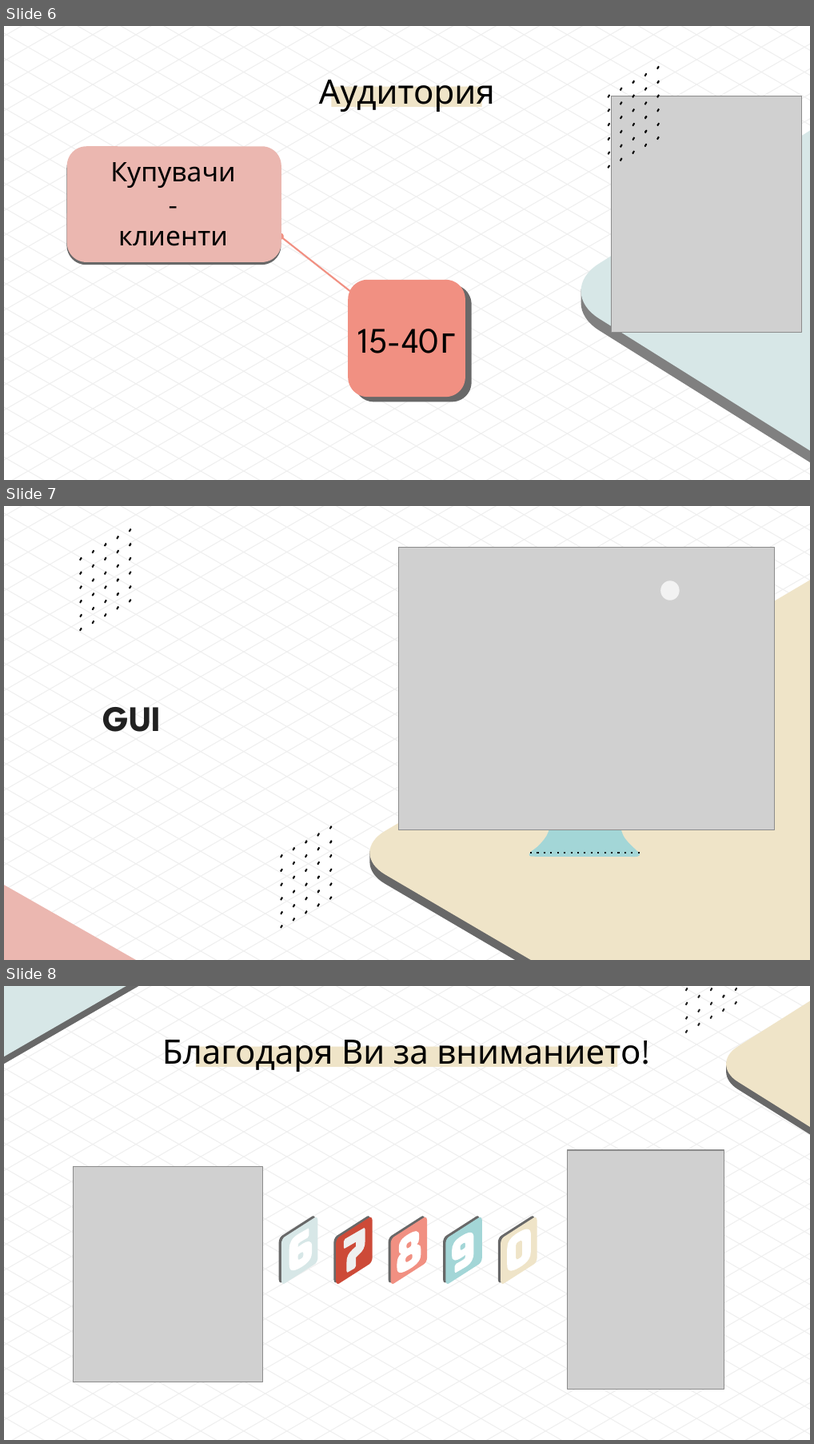
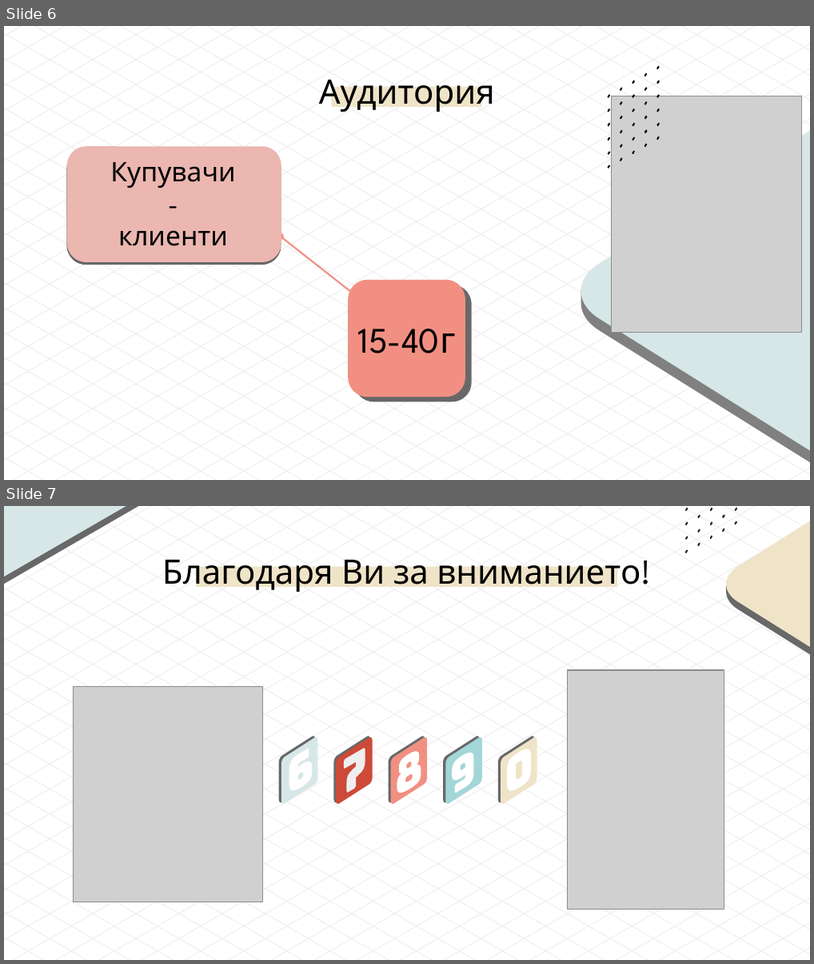
Before and after one commit to codingburgas/2223-otj-11-project-repo-csharp-PDDimitrova19, a slide deck: docs/PDDimitrova19 presentation.pptx. Shown one above the other, each under a label of ours: slides 6, 7 and 8 before the commit, slides 6 and 7 after it. The pictures are 814x1444 and 814x964 pixels, drawn with LibreOffice and Linux fonts; fonts in the diff are those of the drawing; grey boxes stand for pictures. Boxes give left, top, right and bottom in pixels: in the first picture for what was removed or moved away, otherwise in the second. Text is boxed around its words. In the diff, an @@ line names an element or a change of style, - is before the commit and + after.

Commit message:
Edit Presentation

```diff
--- a/docs/PDDimitrova19 presentation.pptx
+++ b/docs/PDDimitrova19 presentation.pptx
@@ slide 7 removed at box(4, 506, 810, 960), background #FFFFFF; not listed: 74 template elements that a slide beside it also shows @@
@@ picture removed at box(398, 547, 775, 829) @@
@@ freeform shape removed at box(365, 577, 810, 960) @@
@@ group removed at box(79, 528, 131, 631): 30 freeform shapes @@
@@ freeform shape removed at box(370, 587, 810, 960) @@
@@ ellipse removed at box(662, 582, 678, 599) @@
@@ title removed at box(102, 707, 161, 732) @@
-GUI
@@ freeform shape removed at box(529, 812, 640, 856) @@
@@ line removed from (530, 852) to (639, 852) @@
@@ freeform shape removed at box(4, 884, 136, 959) @@
@@ group removed at box(280, 825, 332, 928): 30 freeform shapes @@
@@ what was slide 8 is now slide 7 @@
```
